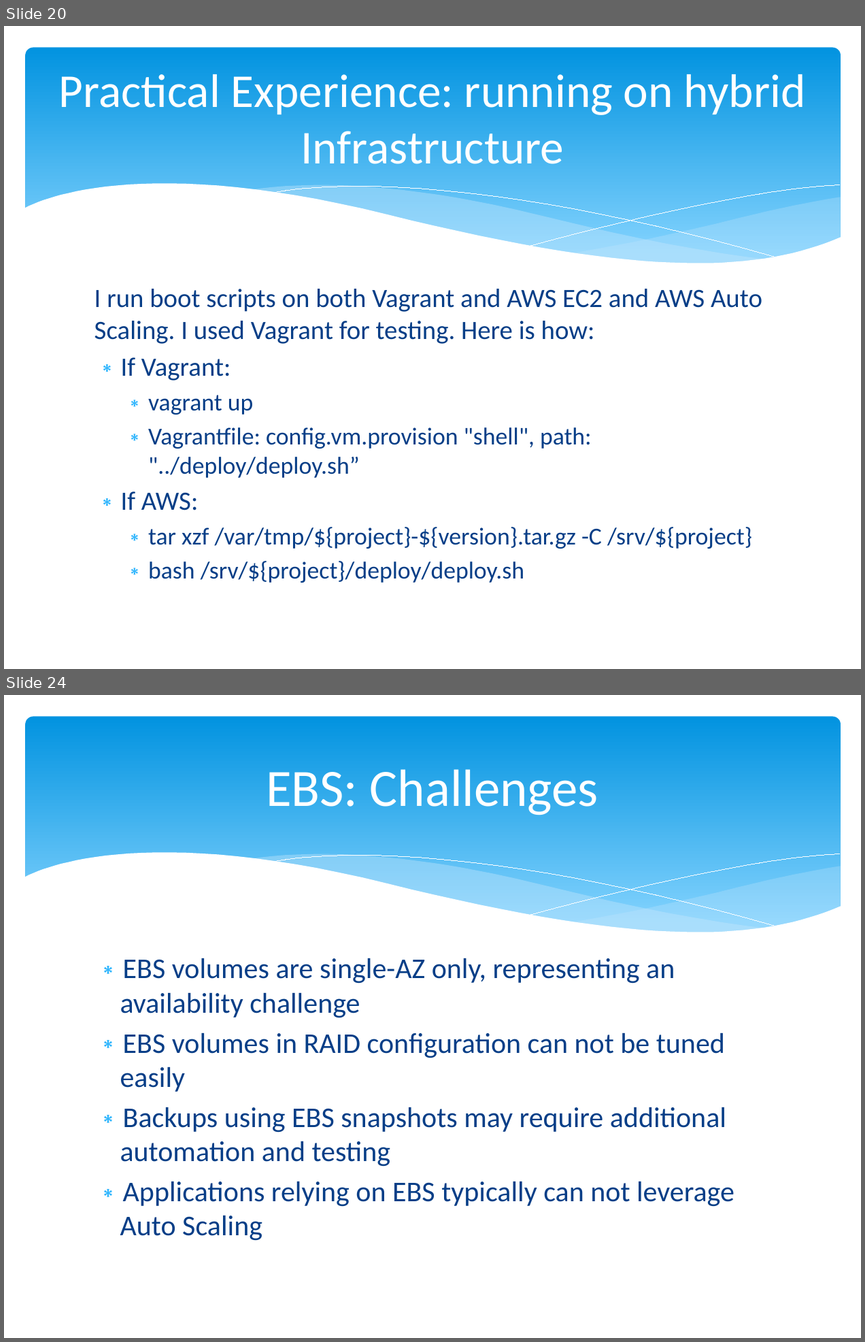
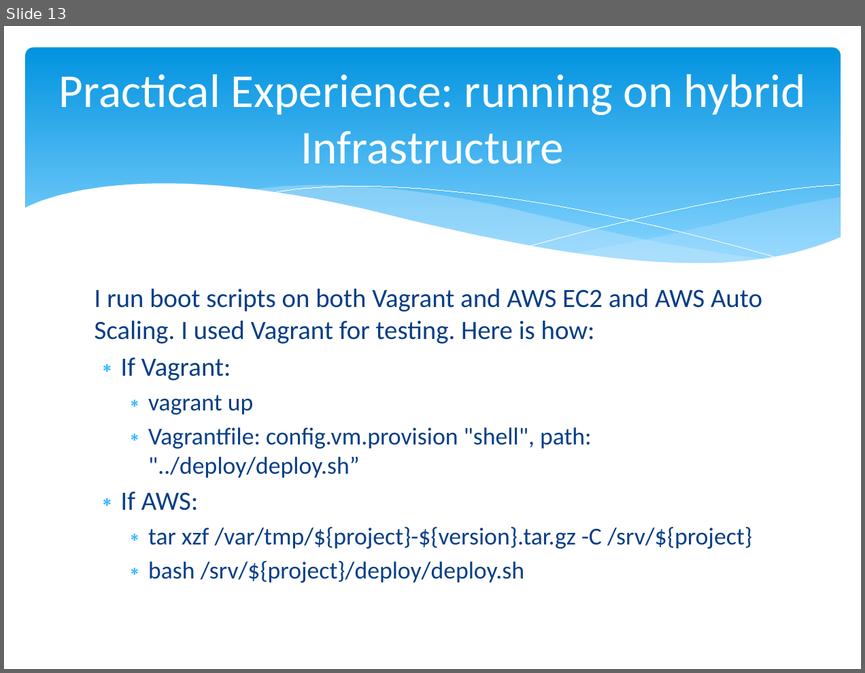
Before and after one commit to cloudavail/awstraining, a slide deck: aws-ec2/aws-ec2.pptx. Shown one above the other, each under a label of ours: slides 20 and 24 before the commit, slide 13 after it; the slides between them are not shown. The pictures are 865x1342 and 865x673 pixels, drawn with LibreOffice and Linux fonts; fonts in the diff are those of the drawing. Boxes give left, top, right and bottom in pixels: in the first picture for what was removed or moved away, otherwise in the second. Text is boxed around its words. In the diff, an @@ line names an element or a change of style, - is before the commit and + after.

```diff
--- a/aws-ec2/aws-ec2.pptx
+++ b/aws-ec2/aws-ec2.pptx
@@ slide 24 removed at box(4, 695, 861, 1338), background #FFFFFF; not listed: 6 template elements that a slide beside it also shows @@
@@ title removed at box(266, 769, 598, 815) @@
-EBS: Challenges
@@ text removed at box(120, 957, 734, 1240) @@
-∗ EBS volumes are single-AZ only, representing an availability challenge
-∗ EBS volumes in RAID configuration can not be tuned easily
-∗ Backups using EBS snapshots may require additional automation and testing
-∗ Applications relying on EBS typically can not leverage Auto Scaling
@@ what was slide 20 is now slide 13 @@
```
Also in this commit, not shown: 2 slides changed, 10 other slides removed, 38 other files.
